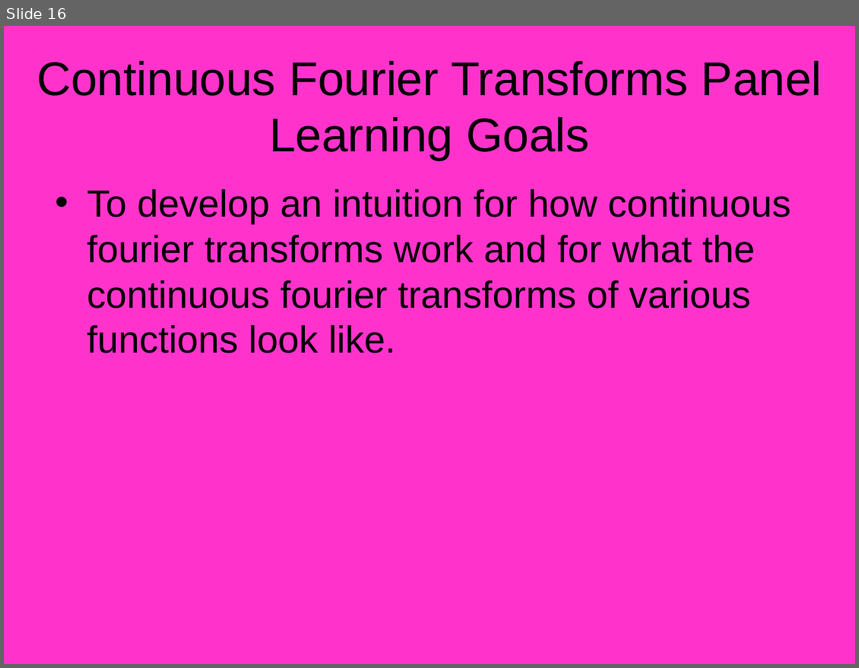
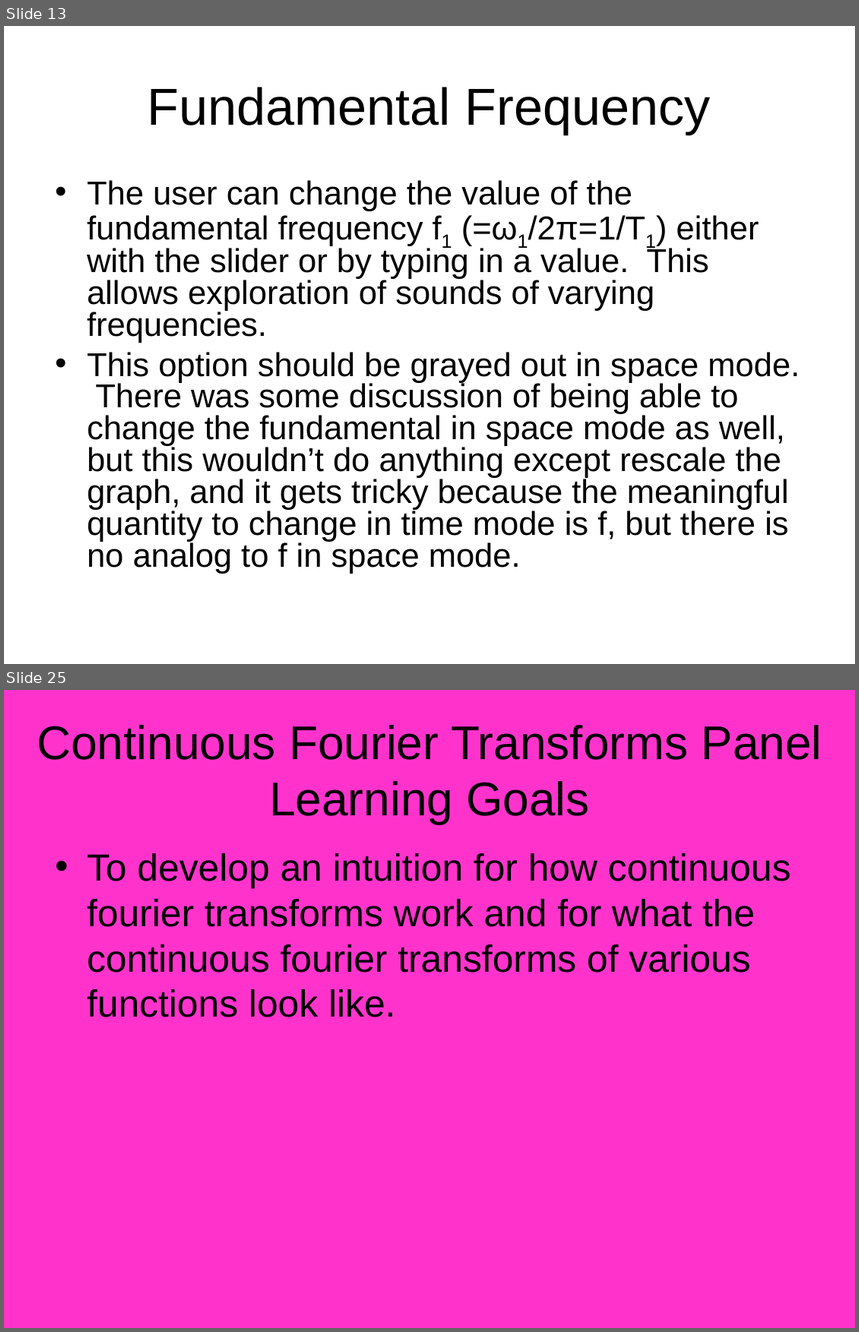
Before and after one commit to azharawaw/sim, a slide deck: trunk/fourier/doc/Fourier_Design_Outline.ppt. Shown one above the other, each under a label of ours: slide 16 before the commit, slides 13 and 25 after it; the slides between them are not shown. The pictures are 859x668 and 859x1332 pixels, drawn with LibreOffice and Linux fonts; fonts in the diff are those of the drawing. Boxes give left, top, right and bottom in pixels: in the first picture for what was removed or moved away, otherwise in the second. Text is boxed around its words. In the diff, an @@ line names an element or a change of style, - is before the commit and + after.

```diff
--- a/trunk/fourier/doc/Fourier_Design_Outline.ppt
+++ b/trunk/fourier/doc/Fourier_Design_Outline.ppt
@@ slide 13 added at (4,26,855,664), background #FFFFFF @@
@@ title added at (148,87,711,135), 44 pt, text #000000 @@
+Fundamental Frequency
@@ text added at (87,180,800,574), 28 pt, text #000000 @@
+• The user can change the value of the fundamental frequency f1 (=ω1/2π=1/T1) either with the slider or by typing in a value. This allows exploration of sounds of varying frequencies.
+• This option should be grayed out in space mode. There was some discussion of being able to change the fundamental in space mode as well, but this wouldn’t do anything except rescale the graph, and it gets tricky because the meaningful quantity to change in time mode is f, but there is no analog to f in space mode.
@@ what was slide 16 is now slide 25 @@
```
Also in this commit, not shown: 11 slides changed, 15 other slides added, 6 slides removed.
